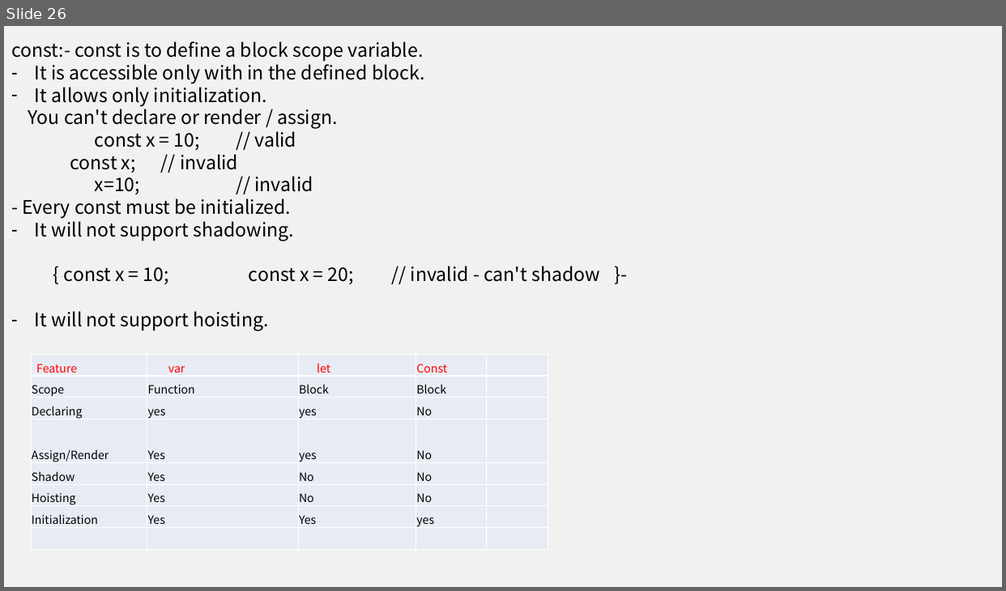
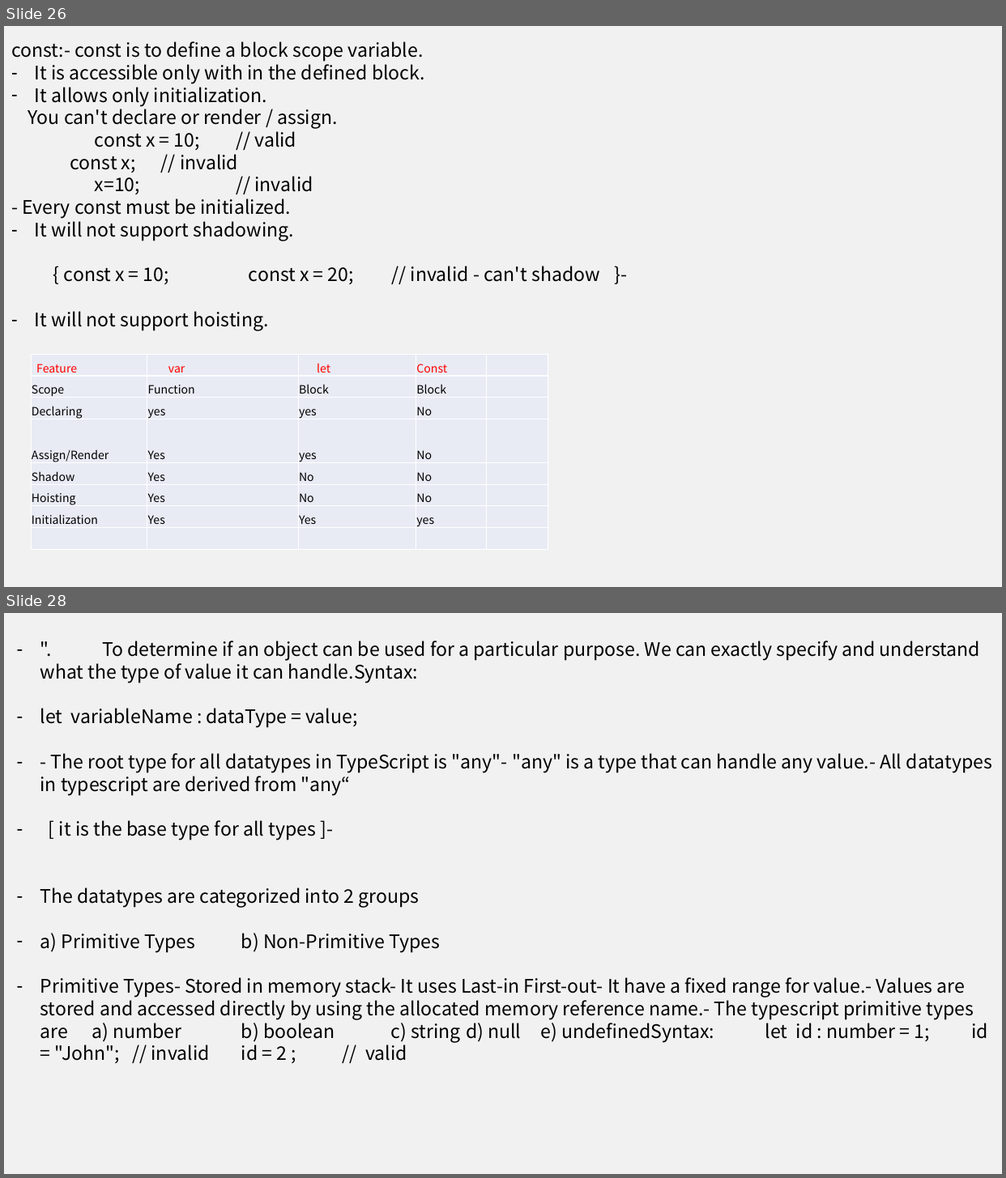
Before and after one commit to vamsisandeep143/AngularCodebaseFebbatch, a slide deck: Angular Training 1.pptx. Shown one above the other, each under a label of ours: slide 26 before the commit, slides 26 and 28 after it; the slides between them are not shown. The pictures are 1006x591 and 1006x1178 pixels, drawn with LibreOffice and Linux fonts; fonts in the diff are those of the drawing. Boxes give left, top, right and bottom in pixels: in the first picture for what was removed or moved away, otherwise in the second. Text is boxed around its words. In the diff, an @@ line names an element or a change of style, - is before the commit and + after.

```diff
--- a/Angular Training 1.pptx
+++ b/Angular Training 1.pptx
@@ slide 28 added at [4,613,1002,1174], background #F2F1F1 @@
@@ text added at [40,641,992,1063], 18 pt, text #000000 @@
+– ". To determine if an object can be used for a particular purpose. We can exactly specify and understand what the type of value it can handle.Syntax:
+– let variableName : dataType = value;
+– - The root type for all datatypes in TypeScript is "any"- "any" is a type that can handle any value.- All datatypes in typescript are derived from "any“
+– [ it is the base type for all types ]-
+– The datatypes are categorized into 2 groups
+– a) Primitive Types b) Non-Primitive Types
+– Primitive Types- Stored in memory stack- It uses Last-in First-out- It have a fixed range for value.- Values are stored and accessed directly by using the allocated memory reference name.- The typescript primitive types are a) number b) boolean c) string d) null e) undefinedSyntax: let id : number = 1; id = "John"; // invalid id = 2 ; // valid
```
Also in this commit, not shown: 1 slide changed, 9 other slides added.
